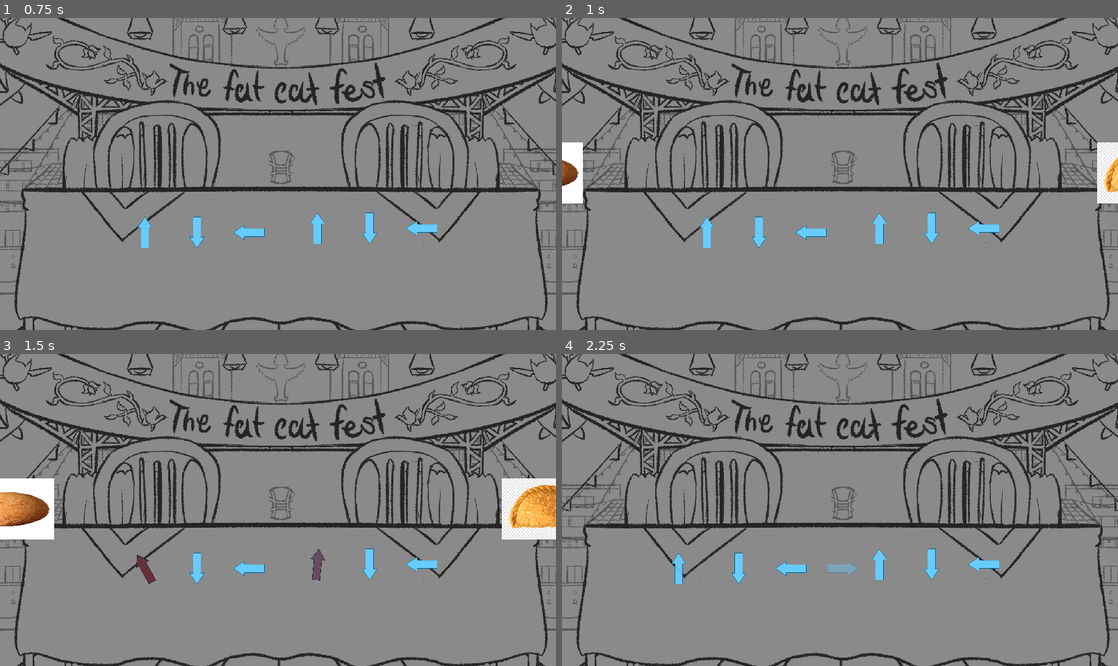
Above: before the commit, frames 1-4 (two rows, left to right).
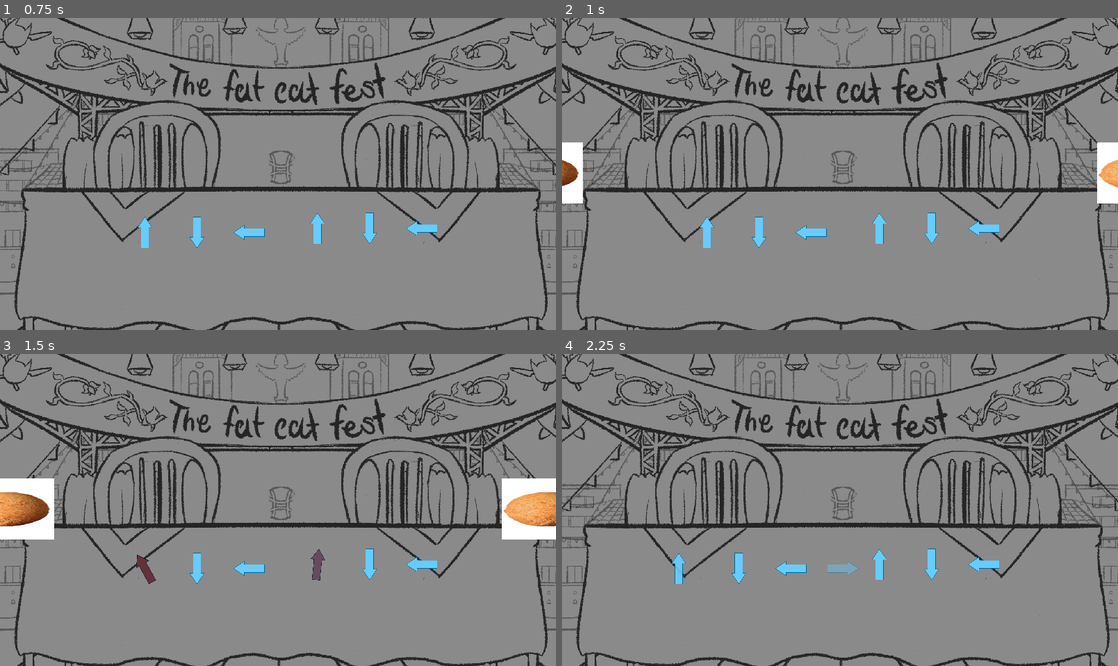
Above: after the commit, the same moments.

Repository: soetgdeznsgk/GGJ24---Fat-Cat-Fest
Game: Godot game, scene res://Escenas/Menus/menu_principal.tscn
The game is run twice, just before and just after one commit, with the same random seed, the same clock (stepped at 60 frames per second) and the same inputs. The engine's default icon, where the game draws it, is replaced by a stand-in: a white triangle on a blue panel in a dark square.
Inputs (mouse positions are in pixels of both pictures, inside the frame that each line leads up to):
- Up to frame 1 (0.75 s): click "Play" at 0.5 s
- Up to frame 2 (1 s): no input
- Up to frame 3 (1.5 s): tap Enter (ui_accept) at 1.25 s; move the mouse to (400, 494) at 1.27 s; hold Right (DerechaPj1) from 1.28 s (still down); tap S (AbajoPj2) at 1.35 s; click (400, 494) at 1.42 s
- Up to frame 4 (2.25 s): tap Enter (ui_accept) at 1.52 s; move the mouse to (728, 525) at 2.02 s; release Right (DerechaPj1) at 2.03 s; hold Down (AbajoPj1) from 2.03 s (still down); tap W (ArribaPj2) at 2.1 s

Frame 1 is identical in both runs. In frame 2, 0.4% of the frame differs, in the area x 96-100%, y 39-60%; in frame 3, 1.2%, in the area x 90-100%, y 39-60%; in frame 4, nothing differs.
Error before the commit: Invalid access to property or key 'animation_finished' on a base object of type 'null instance'. (res://Logica/comidas.gd:74)
Error after the commit: Invalid access to property or key 'animation_finished' on a base object of type 'null instance'. (res://Logica/comidas.gd:76)

Commit message:
Descarte de la pool de recetas

Diff:
--- a/Logica/comidas.gd
+++ b/Logica/comidas.gd
@@ -46,6 +46,8 @@
 		#ARREGLAR COSO
 		receta1 = recetas1.values()[rng.randi_range(0, recetas1.size() - 1)]
 		receta2 = recetas2.values()[rng.randi_range(0, recetas2.size() - 1)]
+		recetas1.erase(receta1.nombre)
+		recetas2.erase(receta2.nombre)
 		listaRecetasJugador1.append(receta1)
 		listaRecetasJugador2.append(receta2)
 
